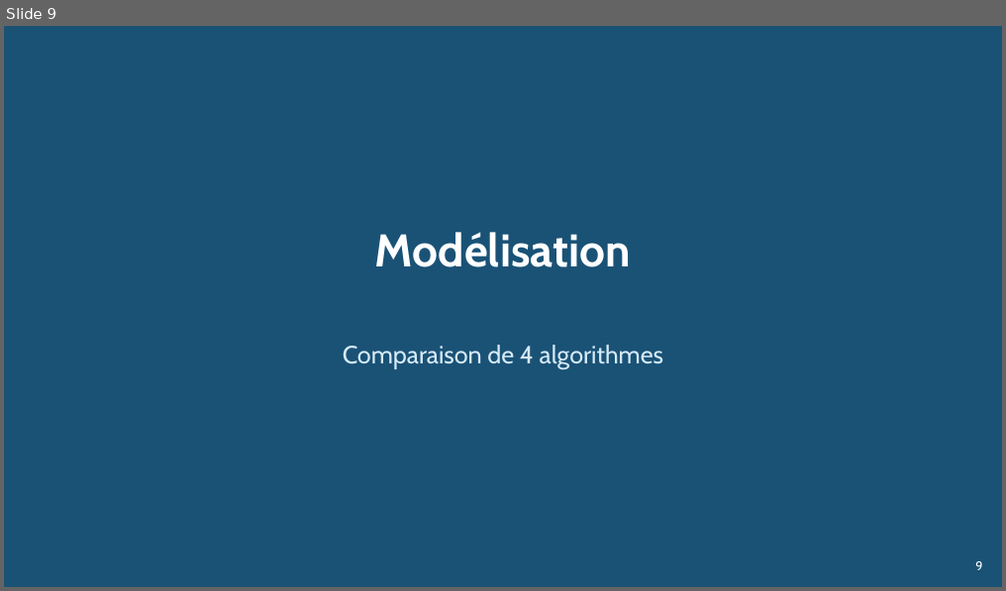
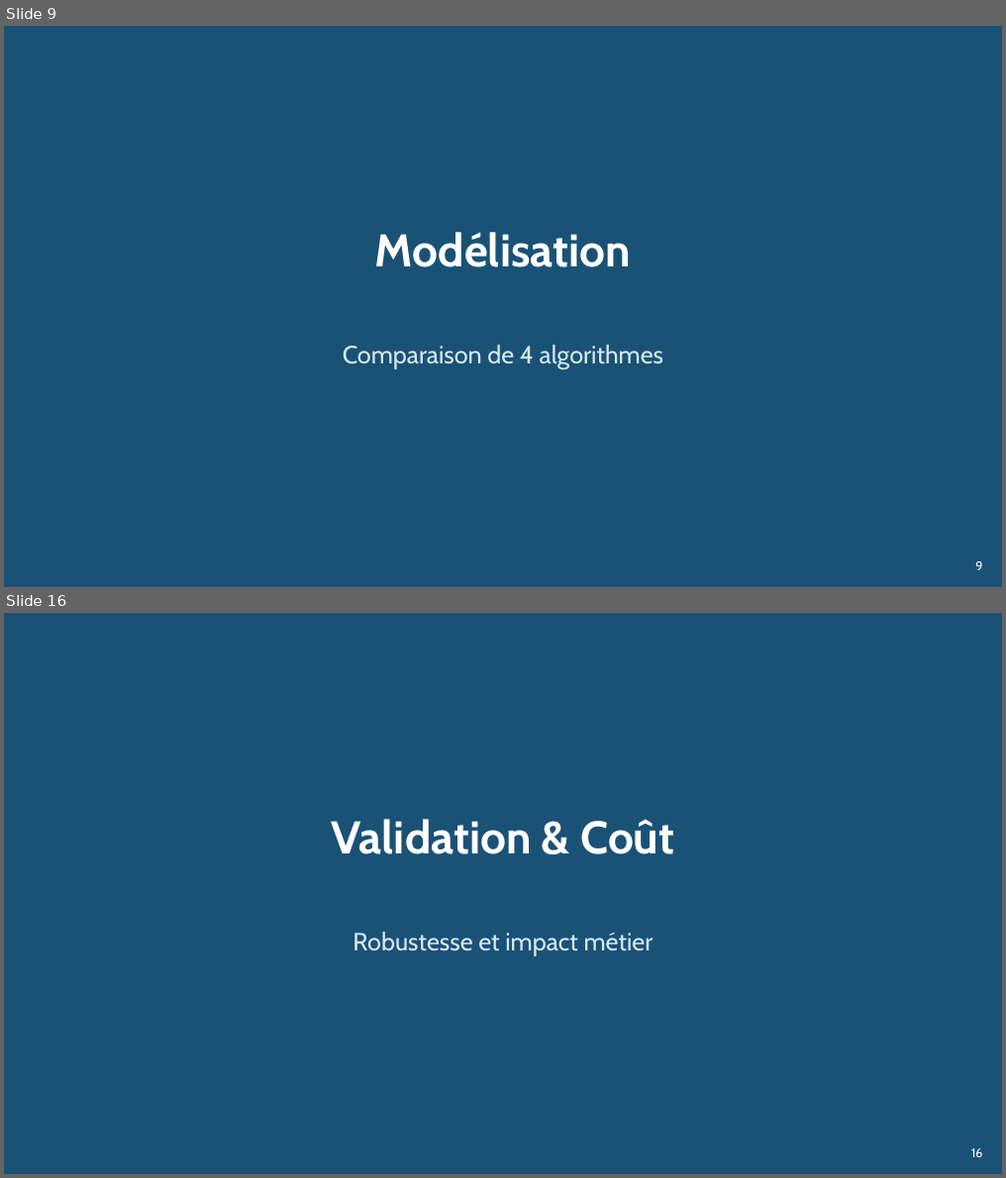
Before and after one commit to Elicesjo/PROJET-11-, a slide deck: Elices-Diez_Josy_3_Support_presentation_062026.pptx. Shown one above the other, each under a label of ours: slide 9 before the commit, slides 9 and 16 after it; the slides between them are not shown. The pictures are 1006x591 and 1006x1178 pixels, drawn with LibreOffice and Linux fonts; fonts in the diff are those of the drawing. Boxes give left, top, right and bottom in pixels: in the first picture for what was removed or moved away, otherwise in the second. Text is boxed around its words. In the diff, an @@ line names an element or a change of style, - is before the commit and + after.

```diff
--- a/Elices-Diez_Josy_3_Support_presentation_062026.pptx
+++ b/Elices-Diez_Josy_3_Support_presentation_062026.pptx
@@ slide 16 added at box(4, 613, 1002, 1174), background #FFFFFF @@
@@ rectangle added at box(4, 613, 1002, 1174), fill #1A5276 @@
@@ text added at box(331, 819, 674, 855), 44 pt, text #FFFFFF, bold @@
+Validation & Coût
@@ text added at box(352, 932, 653, 957), 24 pt, text #D6EAF8 @@
+Robustesse et impact métier
@@ text added at box(971, 1149, 983, 1157), 12 pt, text #FFFFFF @@
+16
```
Also in this commit, not shown: 13 slides changed, 3 other slides added, 2 slides removed, 18 other files.
